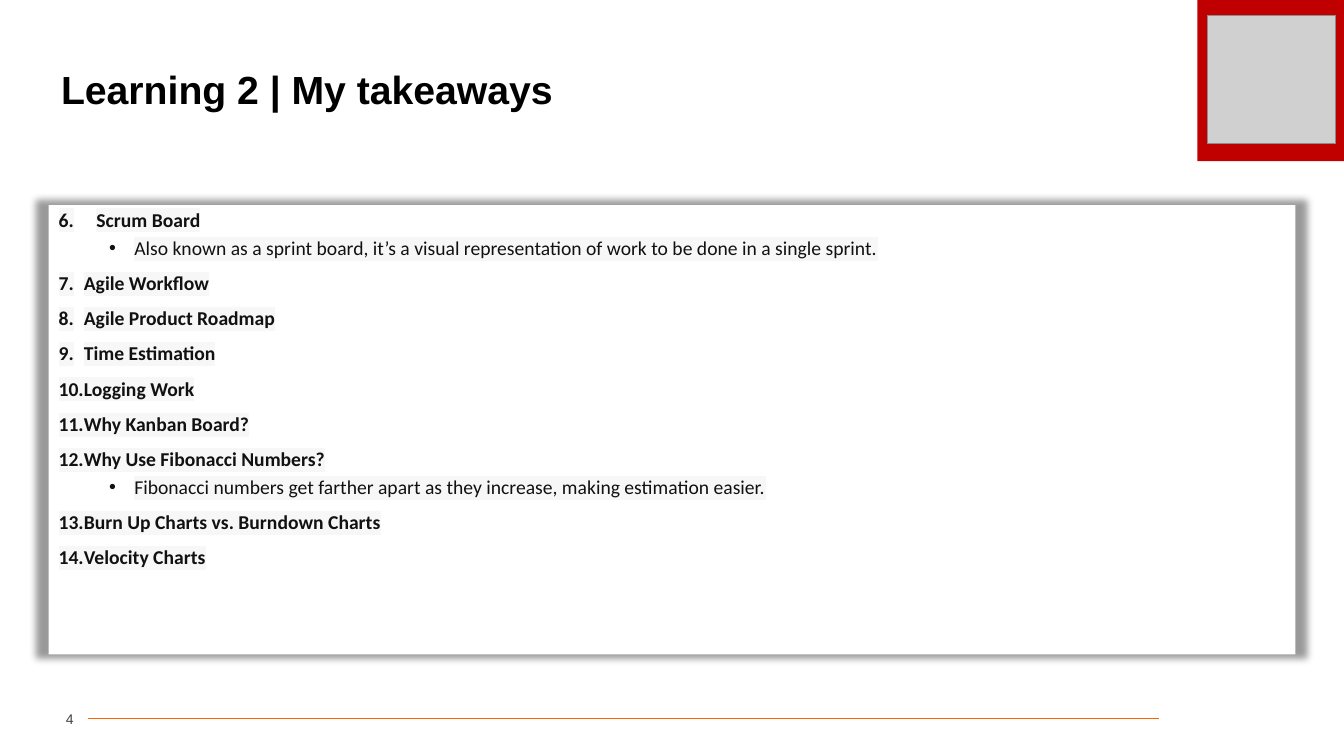
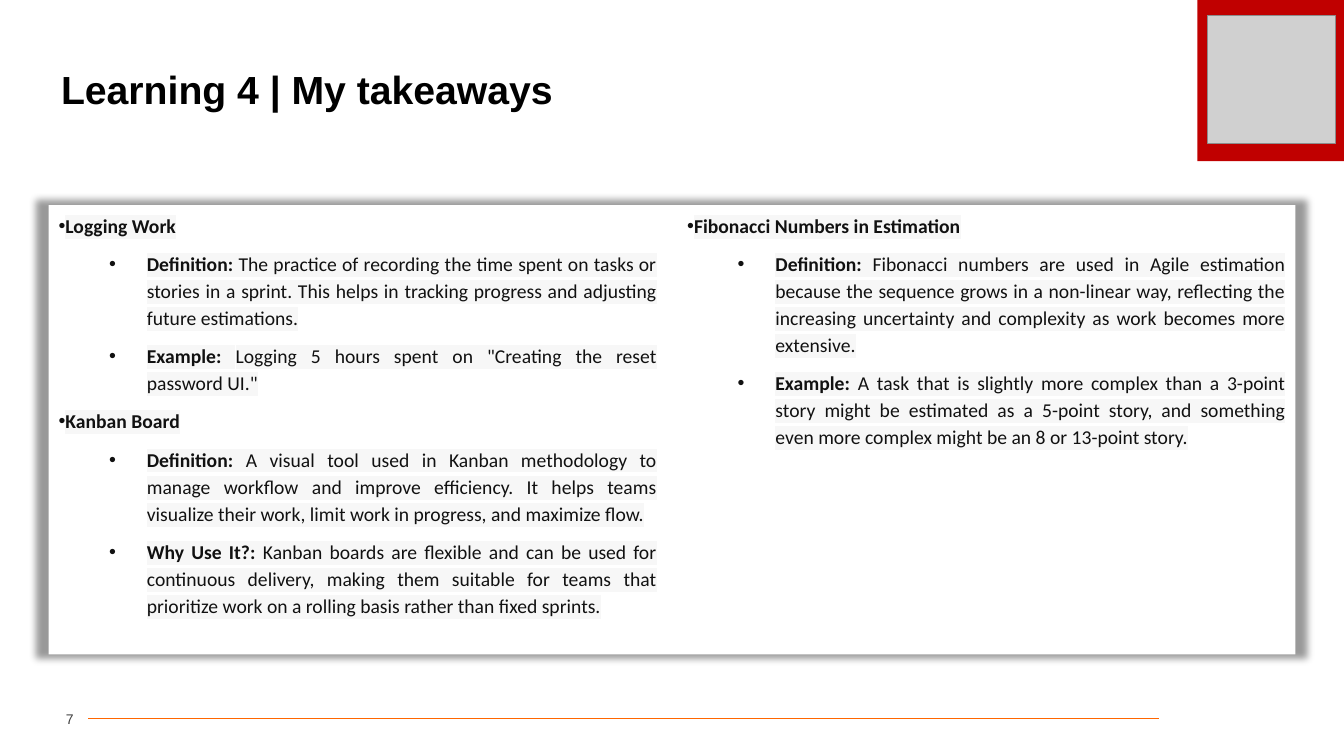
Before and after one commit to Hitesh-2020/Shell-Bootcamp-Journey-PPTs, a slide deck: slide 7 of HITESH TECHNICAL Day 2 Journey Book 2024.pptx (slide 4 before the commit). Drawn at 1344x756 pixels with LibreOffice and Linux fonts; fonts in the diff are those of the drawing; grey boxes stand for pictures; background and template pictures are left out. Boxes give left, top, right and bottom in pixels: in the first picture for what was removed or moved away, otherwise in the second. Text is boxed around its words. In the diff, an @@ line names an element or a change of style, - is before the commit and + after.

```diff
--- a/HITESH TECHNICAL Day 2 Journey Book 2024.pptx
+++ b/HITESH TECHNICAL Day 2 Journey Book 2024.pptx
@@ title at [61,75,553,112]: text changed @@
-Learning 2 | My takeaways
+Learning 4 | My takeaways
@@ rectangle "Logging Work" at [48,206,1296,655]: columns 1 to 2 @@
@@ text in rectangle at [65,219,1285,617]: text changed; bold off @@
-11. Why Kanban Board?
-12. Why Use Fibonacci Numbers?
-  • Fibonacci numbers get farther apart as they increase, making estimation easier.
-13. Burn Up Charts vs. Burndown Charts
-14. Velocity Charts
+  • Definition: The practice of recording the time spent on tasks or stories in a sprint. This helps in tracking progress and adjusting future estimations.
+  • Example: Logging 5 hours spent on "Creating the reset password UI."
+• Kanban Board
+  • Definition: A visual tool used in Kanban methodology to manage workflow and improve efficiency. It helps teams visualize their work, limit work in progress, and maximize flow.
+  • Why Use It?: Kanban boards are flexible and can be used for continuous delivery, making them suitable for teams that prioritize work on a rolling basis rather than fixed sprints.
+• Fibonacci Numbers in Estimation
+  • Definition: Fibonacci numbers are used in Agile estimation because the sequence grows in a non-linear way, reflecting the increasing uncertainty and complexity as work becomes more extensive.
+  • Example: A task that is slightly more complex than a 3-point story might be estimated as a 5-point story, and something even more complex might be an 8 or 13-point story.
@@ text in rectangle at [65,219,176,237]: alignment left to justified; bullet 1. to •; line spacing 0.9 to 1.15; less space between paragraphs @@
@@ text in rectangle at [84,213,877,360]: paragraphs removed @@
-6. Scrum Board
-  • Also known as a sprint board, it’s a visual representation of work to be done in a single sprint.
-7. Agile Workflow
-8. Agile Product Roadmap
-9. Time Estimation
@@ page number at [66,714,74,724]: text changed @@
-4
+7
```
Also in this commit, not shown: 1 other slide changed, 6 slides added.
